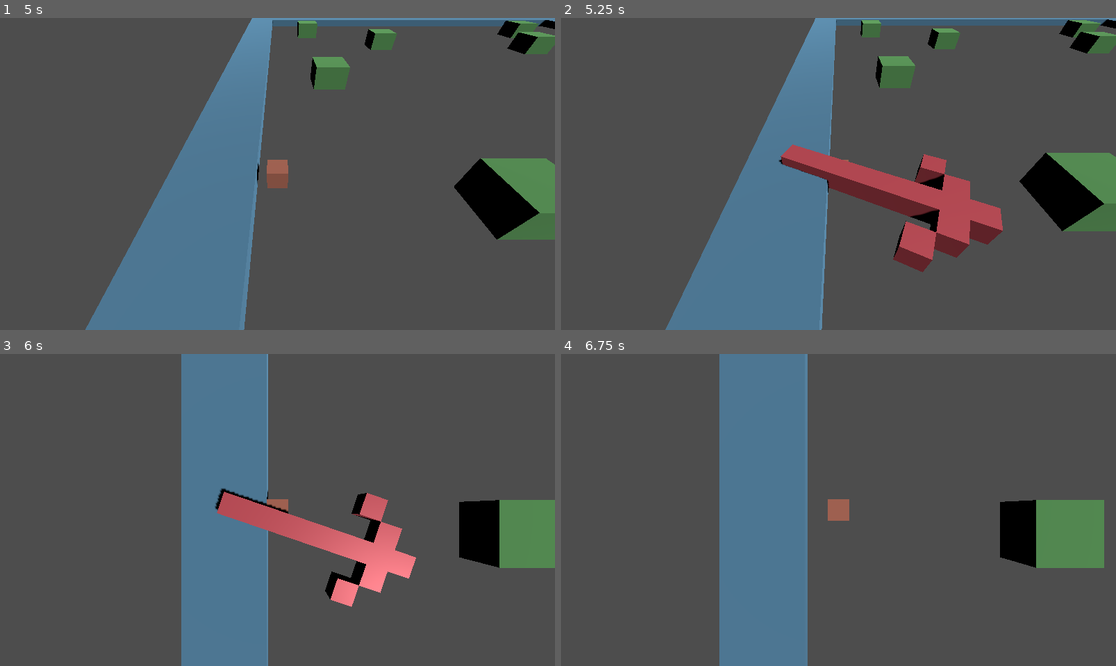
Above: before the commit, frames 1-4 (two rows, left to right).
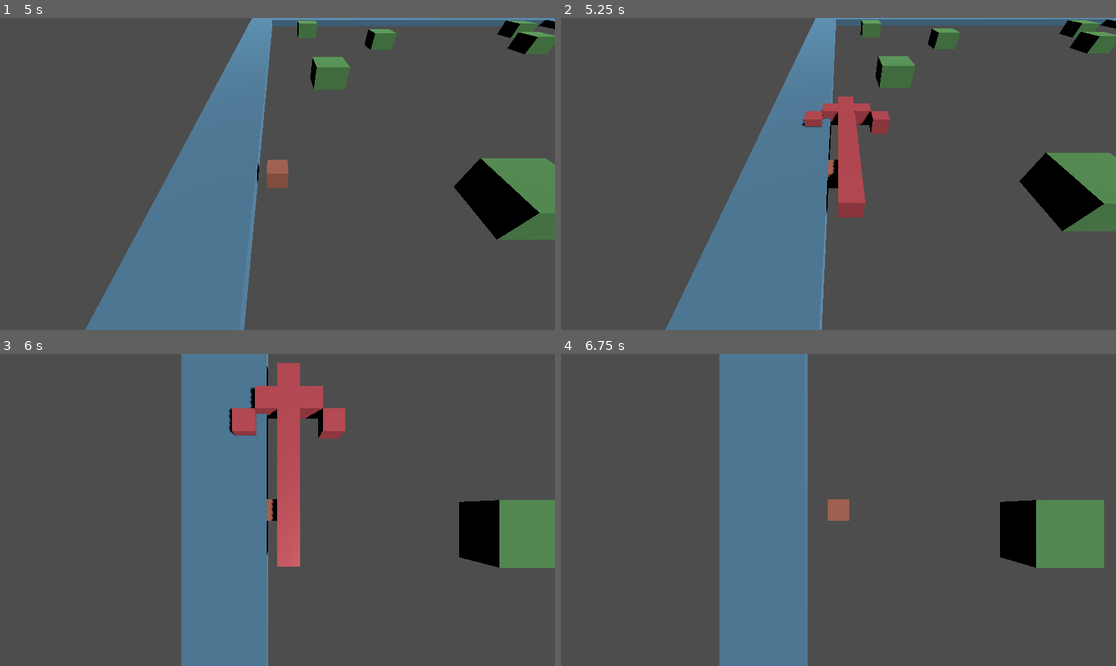
Above: after the commit, the same moments.

Repository: YeeClaw/gravitygame
Game: Godot game, scene res://scenes/main.tscn
The game is run twice, just before and just after one commit, with the same random seed, the same clock (stepped at 60 frames per second) and the same inputs.
Inputs (mouse positions are in pixels of both pictures, inside the frame that each line leads up to):
- Up to frame 1 (5 s): move the mouse to (399, 158) at 0.52 s; hold D (actor_right) 0.53-1.28 s; tap Space (actor_release) at 0.6, 2.1, 3.6 s; move the mouse to (166, 189) at 1.27 s; hold S (actor_down) 1.28-2.03 s; tap T (toggle_perspective) at 1.35, 2.85, 4.35 s; move the mouse to (333, 105) at 2.02 s; hold D (actor_right) 2.03-2.78 s; move the mouse to (249, 236) at 2.77 s; hold W (actor_up) 2.78-3.53 s; move the mouse to (444, 220) at 3.52 s; hold A (actor_left) from 3.53 s (still down); move the mouse to (111, 127) at 4.27 s
- Up to frame 2 (5.25 s): move the mouse to (866, 174) at 5.02 s; release A (actor_left) at 5.03 s; hold S (actor_down) from 5.03 s (still down); tap Space (actor_release) at 5.1 s
- Up to frame 3 (6 s): tap Enter at 5.75 s; move the mouse to (194, 432) at 5.77 s; release S (actor_down) at 5.78 s; hold D (actor_right) from 5.78 s (still down); tap T (toggle_perspective) at 5.85 s
- Up to frame 4 (6.75 s): tap Space (actor_release) at 6.5, 6.6 s; move the mouse to (960, 494) at 6.52 s; release D (actor_right) at 6.53 s; hold W (actor_up) from 6.53 s (still down)

Frame 1 is identical in both runs. In frame 2, 7.8% of the frame differs, in the area x 39-80%, y 25-82%; in frame 3, 8.4%, in the area x 38-75%, y 2-82%; in frame 4, nothing differs.
Error after the commit: Invalid access to property or key 'position' on a base object of type 'null instance'. (res://scripts/top_camera.gd:12)

Commit message:
TG-09 Add work on camera ray casting

Diff:
--- a/scenes/character.tscn
+++ b/scenes/character.tscn
@@ -1,10 +1,11 @@
-[gd_scene load_steps=10 format=3 uid="uid://brgs56fwbqqrl"]
+[gd_scene load_steps=11 format=3 uid="uid://brgs56fwbqqrl"]
 
 [ext_resource type="Script" path="res://scripts/character.gd" id="1_xje8w"]
 [ext_resource type="Script" path="res://scripts/nodes/StateMachine.gd" id="2_pmby7"]
 [ext_resource type="Script" path="res://scripts/states/floating.gd" id="3_0evvi"]
 [ext_resource type="Script" path="res://scripts/states/grabbing_wall.gd" id="4_6g4pv"]
 [ext_resource type="PackedScene" uid="uid://c1llnrlyyi0kq" path="res://scenes/direction_indicator.tscn" id="5_crudb"]
+[ext_resource type="Script" path="res://scripts/top_camera.gd" id="5_dmf50"]
 [ext_resource type="Script" path="res://scripts/direction_indicator.gd" id="6_83ek6"]
 
 [sub_resource type="BoxShape3D" id="BoxShape3D_n8xm5"]
@@ -36,6 +37,7 @@
 
 [node name="TopCamera" type="Camera3D" parent="."]
 transform = Transform3D(1, 0, 0, 0, -4.37114e-08, 1, 0, -1, -4.37114e-08, 0, 10, 0)
+script = ExtResource("5_dmf50")
 
 [node name="IsoCamera" type="Camera3D" parent="."]
 transform = Transform3D(1, 0, 0, 0, 0.707107, 0.707107, 0, -0.707107, 0.707107, 0, 7.1, 7.1)
--- a/scripts/direction_indicator.gd
+++ b/scripts/direction_indicator.gd
@@ -1,13 +1,15 @@
 extends Node3D
 
+var camera: Camera3D
 
 func _ready():
-    print("Hello from direction indicator")
+	print("Hello from direction indicator")
+	camera = $TopCamera
 
 
 func _process(_delta):
     #Tells the direction indicator to look at the cursor
-    var flat_mouse_position: Vector2 = get_viewport().get_mouse_position()
-    var thiccc_mouse_position := Vector3(flat_mouse_position.x, 0, flat_mouse_position.y)
-    print(thiccc_mouse_position)
-    look_at(thiccc_mouse_position)
+	var flat_mouse_position: Vector2 = get_viewport().get_mouse_position()
+	var thiccc_mouse_position := Vector3(flat_mouse_position.x, 0, flat_mouse_position.y)
+	print(thiccc_mouse_position)
+	look_at(camera.physical_mouse_pos)
--- /dev/null
+++ b/scripts/top_camera.gd
@@ -0,0 +1,21 @@
+extends Camera3D
+
+var player: CharacterBody3D
+var mouse_position: Vector2
+var player_plane: Plane
+var physical_mouse_pos: Vector3
+
+
+# Called when the node enters the scene tree for the first time.
+func _ready() -> void:
+	player = get_node("Character")
+	player_plane = Plane(Vector3.UP, player.position)
+
+
+func _physics_process(_delta: float) -> void:
+	mouse_position = get_viewport().get_mouse_position()
+
+	var ray_origin := project_ray_origin(mouse_position)
+	var ray_end := ray_origin + project_ray_normal(mouse_position * 20)
+
+	physical_mouse_pos = player_plane.intersects_ray(ray_origin, ray_end)
